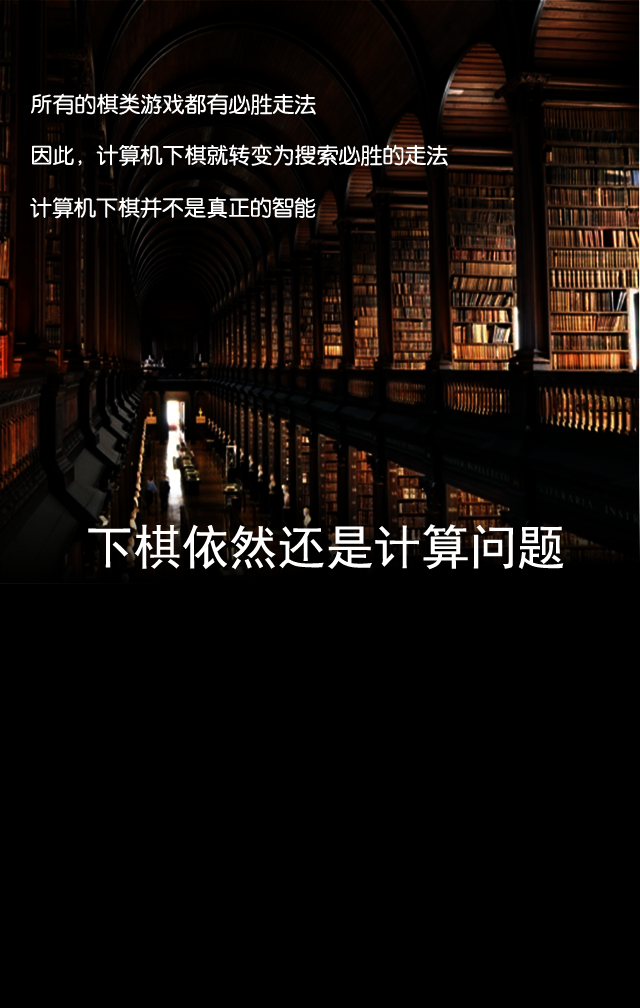
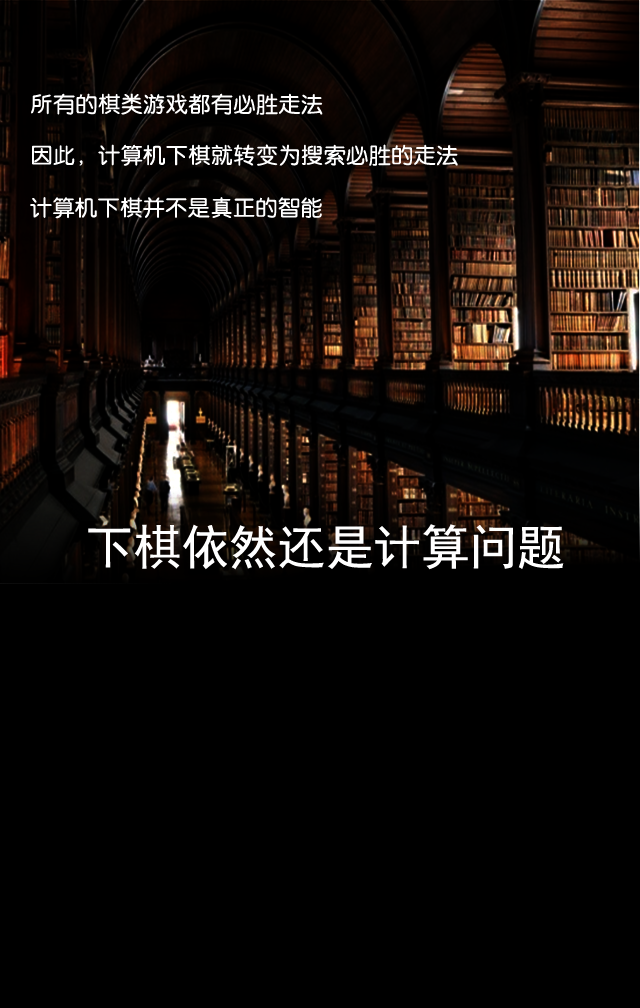
Layered file, before and after one edit (640px x 1008px). Changes by layer:
painted on "计算机下棋并不是真正的智能" over [52,197,322,219]
painted on "因此，计算机下棋就转变为搜索必胜的走法" over [53,144,458,166]
painted on "所有的棋类游戏都有必胜走法" over [53,93,323,115]
